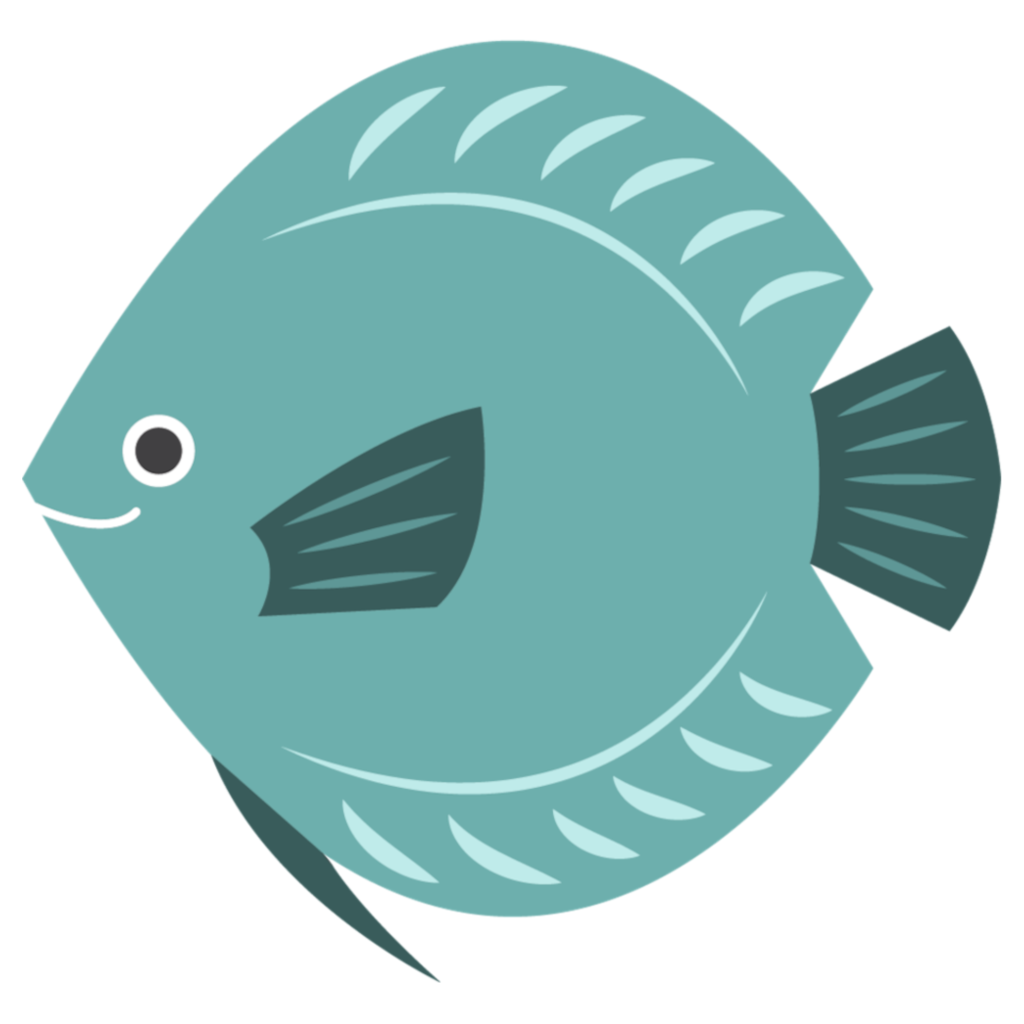
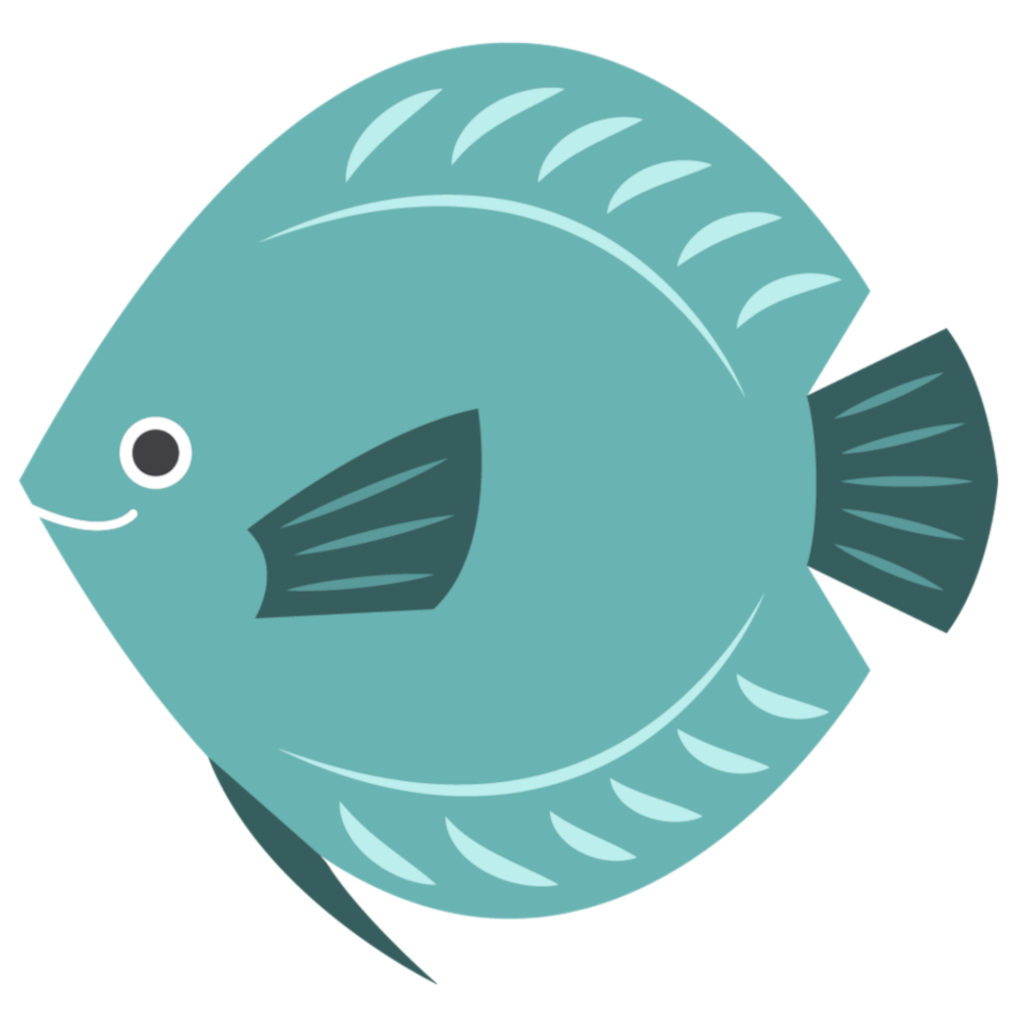
The second 1024px x 1024px image is a revision of the first. Changes to its layers:
removed layer "pngfind.com-discus-png-5236454.png" (was color) over (22, 39, 1002, 983)
"Background": opacity 0% → 100%, painted on it over (19, 39, 1002, 985)
